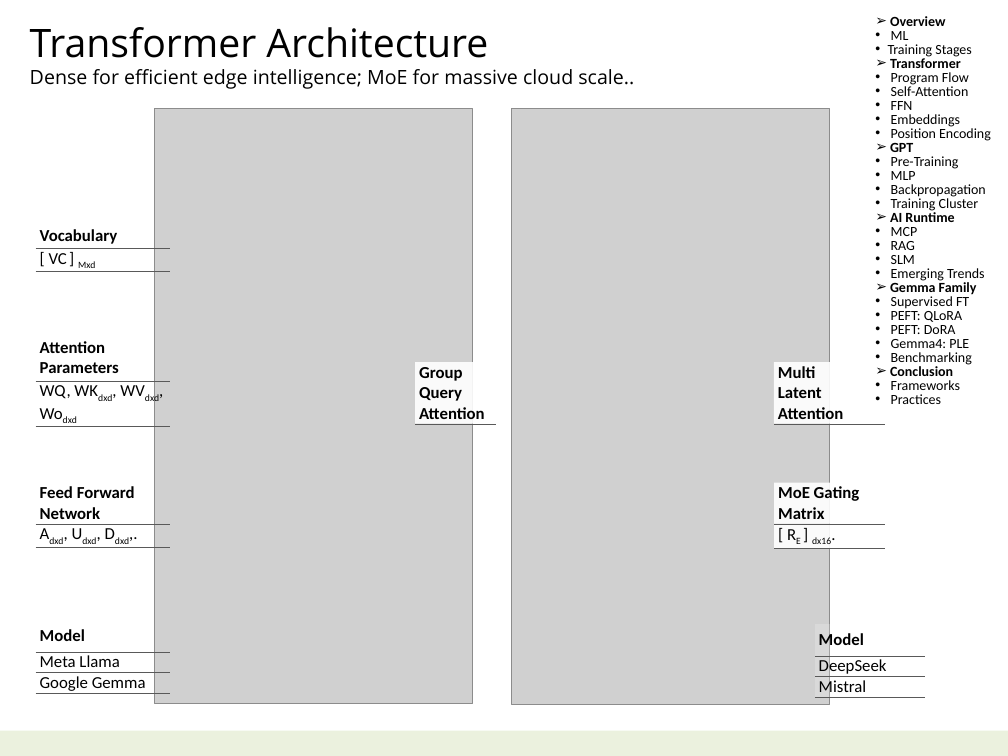
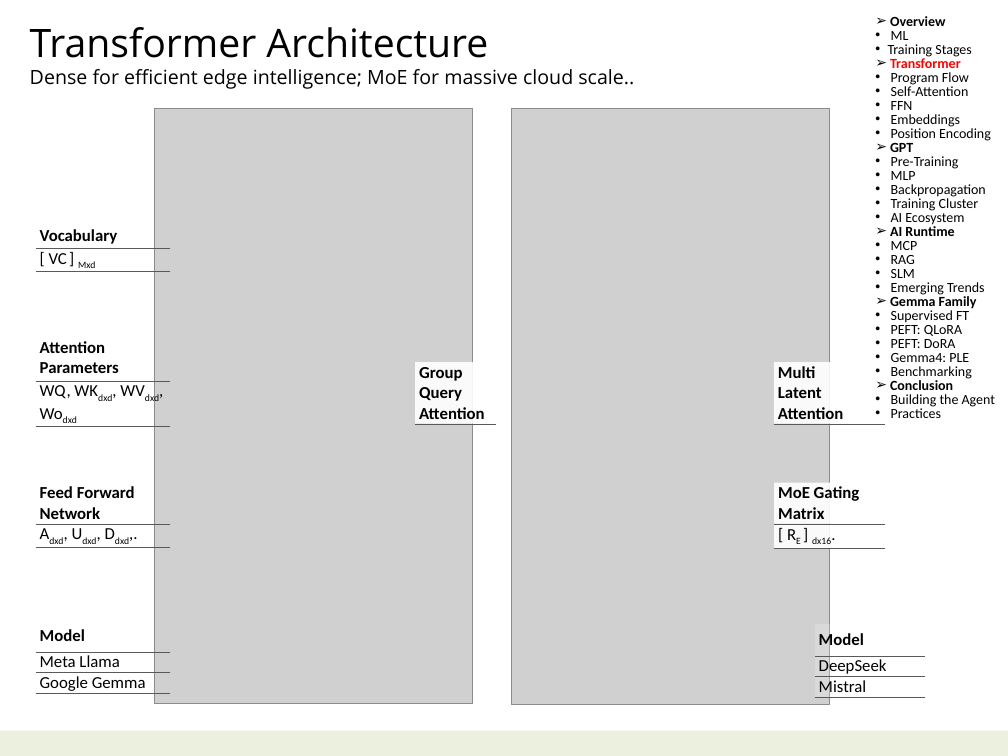
Before and after one commit to navibator/crazy-ai, a slide deck: slide 7 of ai.pptx. Drawn at 1008x756 pixels with LibreOffice and Linux fonts; fonts in the diff are those of the drawing; grey boxes stand for pictures. Boxes give left, top, right and bottom in pixels: in the first picture for what was removed or moved away, otherwise in the second. Text is boxed around its words. In the diff, an @@ line names an element or a change of style, - is before the commit and + after.

Commit message:
bio-it-agent

```diff
--- a/ai.pptx
+++ b/ai.pptx
@@ text at [890,56,961,68]: text colour #000000 to #FF0000 in "Transformer" @@
@@ text at [891,210,964,225]: paragraph added @@
+    • AI Ecosystem
@@ text at [891,394,995,407]: text changed @@
-    • Frameworks
+    • Building the Agent
```
Also in this commit, not shown: 4 other slides changed, 3 other files.
